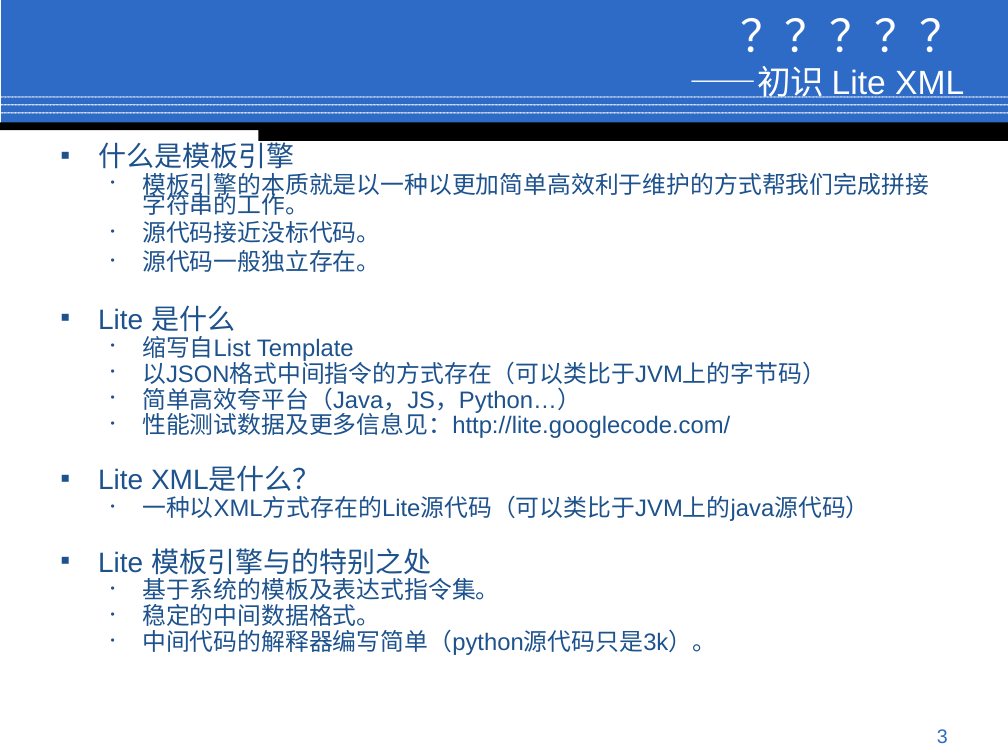
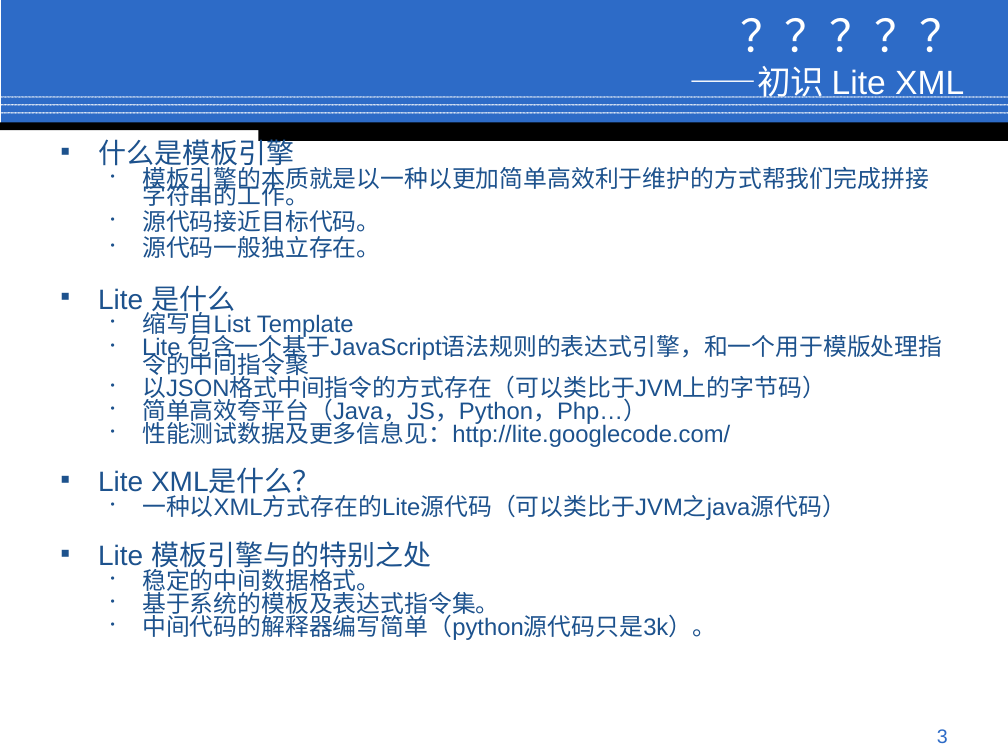
Before and after one commit to conzi/lite, a slide deck: slide 3 of Lite/web/doc/Preview.ppt. Drawn at 1008x756 pixels with LibreOffice and Linux fonts; fonts in the diff are those of the drawing; background and template pictures are left out. Boxes give left, top, right and bottom in pixels: in the first picture for what was removed or moved away, otherwise in the second. Text is boxed around its words. In the diff, an @@ line names an element or a change of style, - is before the commit and + after.

```diff
--- a/Lite/web/doc/Preview.ppt
+++ b/Lite/web/doc/Preview.ppt
@@ text at [98,135,929,640]: line spacing 0.7 to 0.6; line spacing 0.8 to 0.7 @@
@@ text at [142,205,380,232]: text changed @@
-  • 源代码接近没标代码。
+  • 源代码接近目标代码。
@@ text at [142,331,942,378]: paragraph added @@
+  • Lite 包含一个基于JavaScript语法规则的表达式引擎，和一个用于模版处理指令的中间指令聚
@@ text at [142,395,647,425]: text changed @@
-  • 简单高效夸平台（Java，JS，Python…）
+  • 简单高效夸平台（Java，JS，Python，Php…）
@@ text at [142,491,846,520]: text changed @@
-  • 一种以XML方式存在的Lite源代码（可以类比于JVM上的java源代码）
+  • 一种以XML方式存在的Lite源代码（可以类比于JVM之java源代码）
@@ text at [142,564,380,594]: paragraph added @@
+  • 稳定的中间数据格式。
@@ text at [142,604,380,626]: paragraph removed @@
-  • 稳定的中间数据格式。
```
Also in this commit, not shown: 8 other slides changed.
